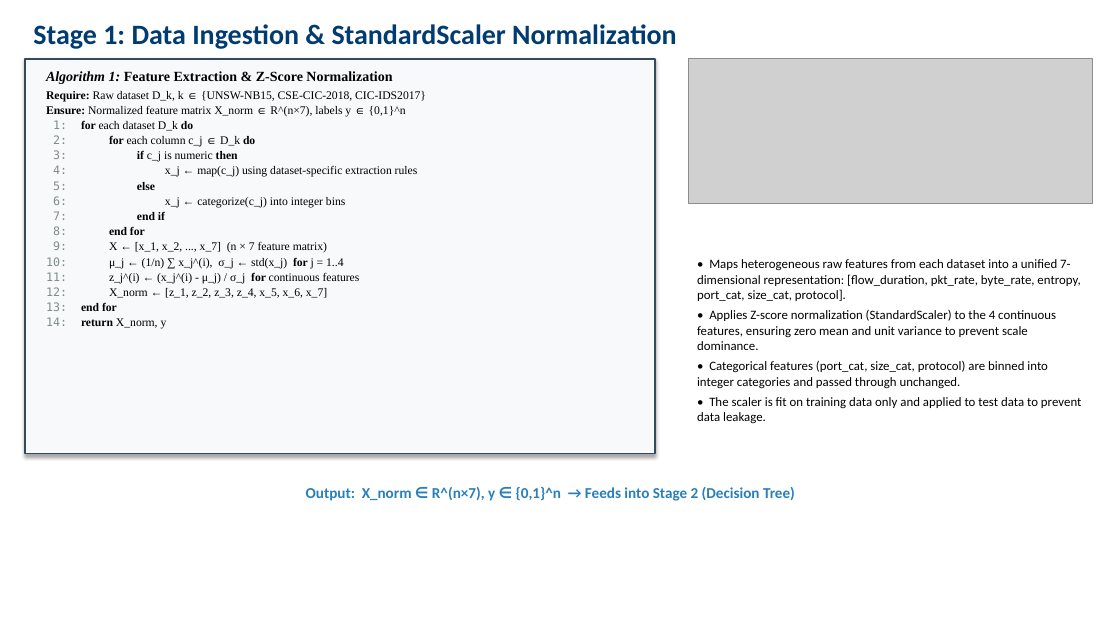
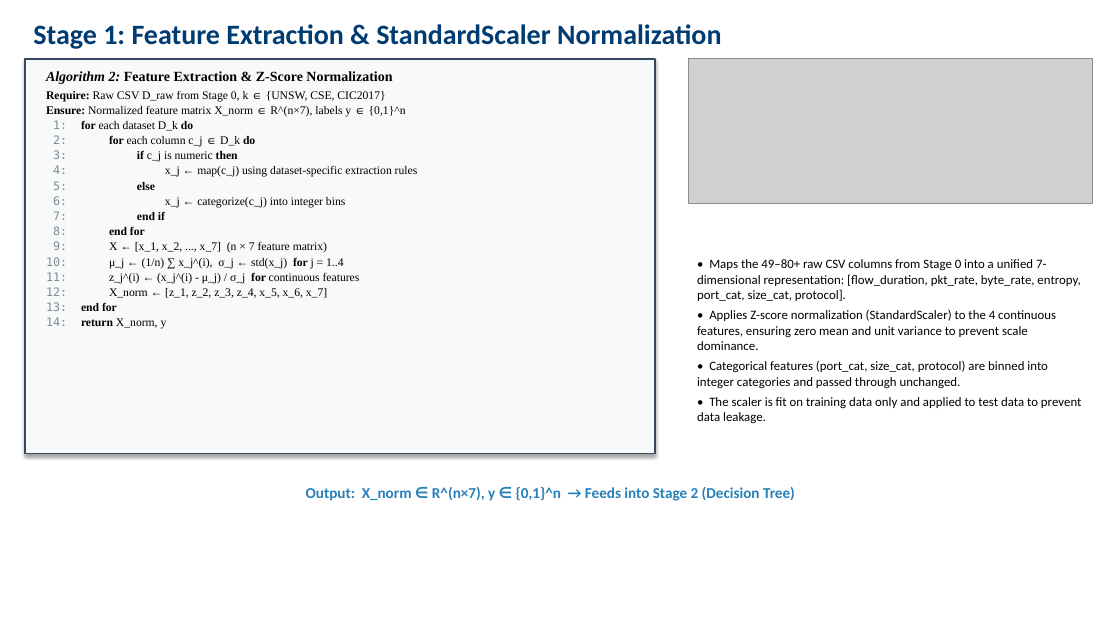
Before and after one commit to pcy12345/adaptive-ids-asrrl, a slide deck: slide 5 of ASRRL_Methodology.pptx (slide 4 before the commit). Drawn at 1120x630 pixels with LibreOffice and Linux fonts; fonts in the diff are those of the drawing; grey boxes stand for pictures. Boxes give left, top, right and bottom in pixels: in the first picture for what was removed or moved away, otherwise in the second. Text is boxed around its words. In the diff, an @@ line names an element or a change of style, - is before the commit and + after.

```diff
--- a/ASRRL_Methodology.pptx
+++ b/ASRRL_Methodology.pptx
@@ text at (33, 24, 721, 49): text changed @@
-Stage 1: Data Ingestion & StandardScaler Normalization
+Stage 1: Feature Extraction & StandardScaler Normalization
@@ text at (46, 71, 392, 102): text changed @@
-Algorithm 1: Feature Extraction & Z-Score Normalization
-Require: Raw dataset D_k, k ∈ {UNSW-NB15, CSE-CIC-2018, CIC-IDS2017}
+Algorithm 2: Feature Extraction & Z-Score Normalization
+Require: Raw CSV D_raw from Stage 0, k ∈ {UNSW, CSE, CIC2017}
@@ text at (697, 259, 1080, 301): text changed @@
-• Maps heterogeneous raw features from each dataset into a unified 7-dimensional representation: [flow_duration, pkt_rate, byte_rate, entropy, port_cat, size_cat, protocol].
+• Maps the 49–80+ raw CSV columns from Stage 0 into a unified 7-dimensional representation: [flow_duration, pkt_rate, byte_rate, entropy, port_cat, size_cat, protocol].
```
Also in this commit, not shown: 11 other slides changed, 2 slides added, 1 other file.
